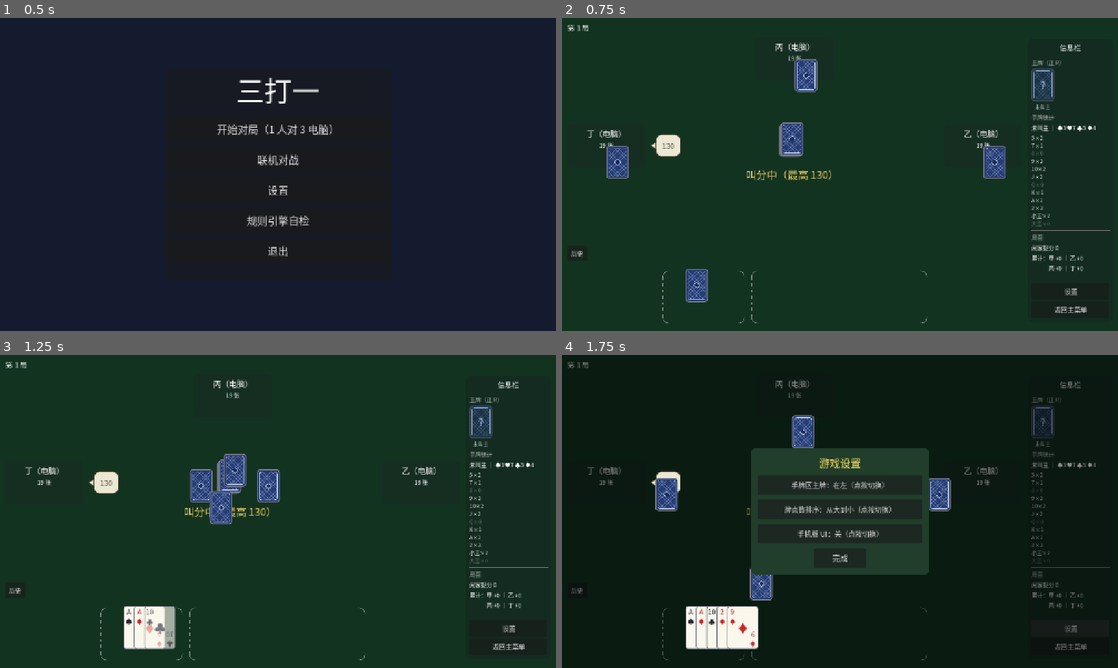
Above: before the commit, frames 1-4 (two rows, left to right).
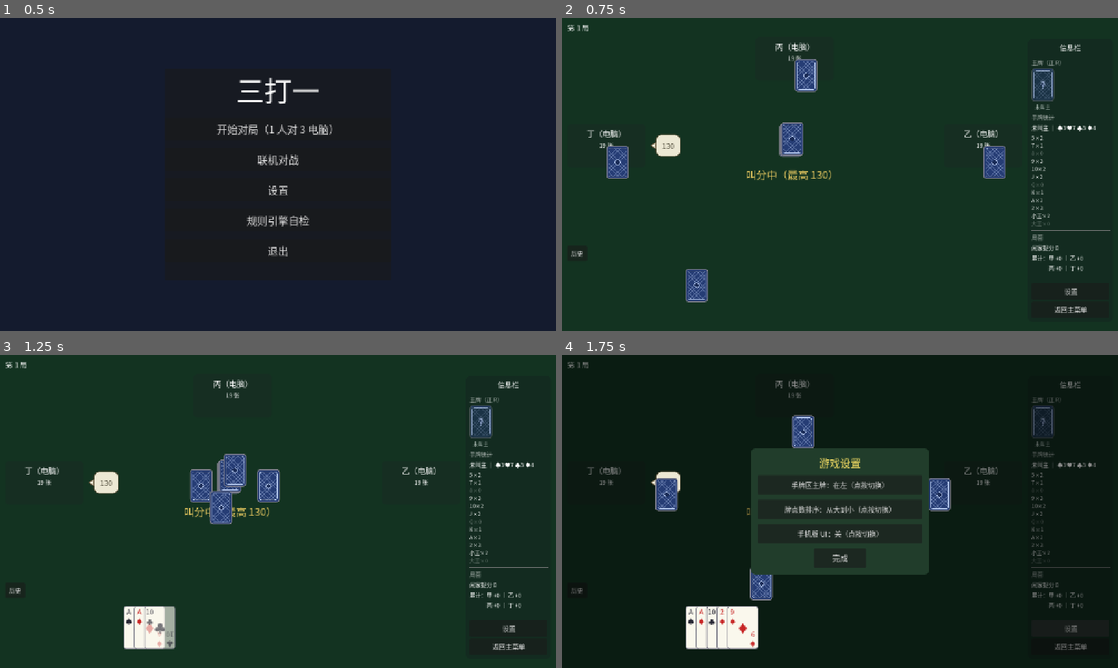
Above: after the commit, the same moments.

Repository: longy1/three-beat-one
Game: Godot game, scene res://scene/menu/main_menu.tscn
Same seed, same stepped clock (60 frames per second), same inputs: the game is played once before the commit and once after it.
Inputs:
- Up to frame 1 (0.5 s): no input
- Up to frame 2 (0.75 s): click "开始对局（1 人对 3 电脑）" at 0.5 s
- Up to frame 3 (1.25 s): no input
- Up to frame 4 (1.75 s): click "设置" at 1.25 s

Frame 1 is identical in both runs. In frame 2, less than 0.1% of the frame differs, in the area x 18-66%, y 80-98%; in frame 3, less than 0.1%; in frame 4, less than 0.1%.

Commit message:
ui: 发牌动画期间隐藏手牌虚线框，排序完成后随真实渲染展现
- 汇聚/收拢/展开阶段牌未分区排序，双虚线框（测量渲染产物）一直可见且与
  牌不对齐（用户截图报告）
- HandArea 跟踪 _frames 引用并新增 set_frames_visible；控制器在测量渲染后
  藏框、_on_deal_done 放行真实渲染（排序完成）后展现
- 新增 test_deal_animation_hides_frames；coding.md 发牌条目与 update.md 同步

Diff:
--- a/script/table/game_table.gd
+++ b/script/table/game_table.gd
@@ -197,11 +197,13 @@
 
 ## ============================= 发牌动画 =============================
 
-## 开局发牌动画：先做一次真实渲染（展开目标位的测量来源）并隐藏真实牌面，
-## 动画结束回调里重渲放行。播放期间 _render_hand 全部挂起。
+## 开局发牌动画：先做一次真实渲染（展开目标位的测量来源）并隐藏真实牌面与
+## 虚线框（牌未分区排序前框位与牌不对齐），动画结束回调里重渲放行（虚线框
+## 随排序完成一起展现）。播放期间 _render_hand 全部挂起。
 func _start_deal_animation() -> void:
 	_deal_active = true
 	hand_area.render(engine.get_hand(HUMAN_SEAT), engine.trump)
+	hand_area.set_frames_visible(false)
 	hand_area.set_widgets_visible(false)
 	_deal_animator.play(self, hand_area, seat_panels, engine.get_hand(HUMAN_SEAT), _on_deal_done)
 
@@ -209,6 +211,7 @@
 func _on_deal_done() -> void:
 	_deal_active = false
 	_render_hand()
+	hand_area.set_frames_visible(true)
 	# 发牌期间被挂起的拍卖在此放行：以引擎状态为准补跑（期间 AI 未表态或联机
 	# 远端回放已到，都按当前轮转处理；拍卖已结束则后续阶段处理器早已接管）
 	if engine.phase == GameEngine.Phase.AUCTION:
--- a/script/table/hand_area.gd
+++ b/script/table/hand_area.gd
@@ -26,6 +26,7 @@
 var selected: Array = []  # Array[Card]，选中的手牌（引用来自最近一次 render 的手牌）
 
 var _widgets := {}            # Card → CardWidget（精准刷新，避免整排重建闪烁）
+var _frames: Array = []       # DashedRoundedFrame 引用（发牌动画期间整体隐藏，见 set_frames_visible）
 var _drag_selecting := false  # 左键按住滑动批量选择中
 var _drag_target := false     # 本次拖选的目标态（首张牌的新态），滑过的牌对齐到该态
 var _render_pending := false  # 布局未就绪时挂起的渲染请求
@@ -87,6 +88,7 @@
 	for child in get_children():
 		child.queue_free()
 	_widgets.clear()
+	_frames.clear()
 	_drag_selecting = false
 	var trump_cards: Array = []
 	var side_cards: Array = []
@@ -166,6 +168,7 @@
 		frame.size = Vector2(widths[i], frame_h)
 		frame.mouse_filter = Control.MOUSE_FILTER_IGNORE
 		add_child(frame)
+		_frames.append(frame)
 		var cx: float = x + LAYOUT_PAD
 		for c in g:
 			var card_widget := CardWidget.create(c, true)
@@ -272,6 +275,14 @@
 		var widget: CardWidget = _widgets[card]
 		if is_instance_valid(widget):
 			widget.modulate.a = 1.0 if v else 0.0
+
+
+## 虚线框显隐（发牌动画期间隐藏：汇聚/收拢/展开阶段牌尚未分区排序，框位与牌
+## 不对齐；动画结束放行真实渲染（排序完成）后再展现）
+func set_frames_visible(v: bool) -> void:
+	for f in _frames:
+		if is_instance_valid(f):
+			f.visible = v
 
 
 func _on_card_left_press(card: Card) -> void:
--- a/test/test_ui.gd
+++ b/test/test_ui.gd
@@ -615,6 +615,25 @@
 	await _release_table(table)
 
 
+## 发牌动画期间手牌虚线框隐藏（汇聚/收拢/展开阶段牌未分区排序、框位与牌不对齐），
+## 排序完成（动画结束放行真实渲染）后随牌一起展现
+func test_deal_animation_hides_frames(test) -> void:
+	var table = await _spawn_table()
+	var visible_frames := func() -> int:
+		var n := 0
+		for c in table.hand_area.get_children():
+			if c is DashedRoundedFrame and c.visible and not c.is_queued_for_deletion():
+				n += 1
+		return n
+	test.eq(visible_frames.call(), 0, "发牌动画期间虚线框整体隐藏")
+	var tree: SceneTree = Engine.get_main_loop()
+	var deadline := Time.get_ticks_msec() + 8000
+	while table._deal_active and Time.get_ticks_msec() < deadline:
+		await tree.process_frame
+	test.check(visible_frames.call() >= 1, "排序完成后虚线框随真实渲染展现")
+	await _release_table(table)
+
+
 ## 叫分对话气泡：叫分/放弃以气泡呈现（带尾巴指向座位），姓名版状态行腾空；
 ## 更高分出现清除低分气泡；拍卖结束全清
 func test_bid_bubbles_replace_seat_status(test) -> void:
Not shown, changed: doc/coding.md
Not shown, changed: doc/update.md
